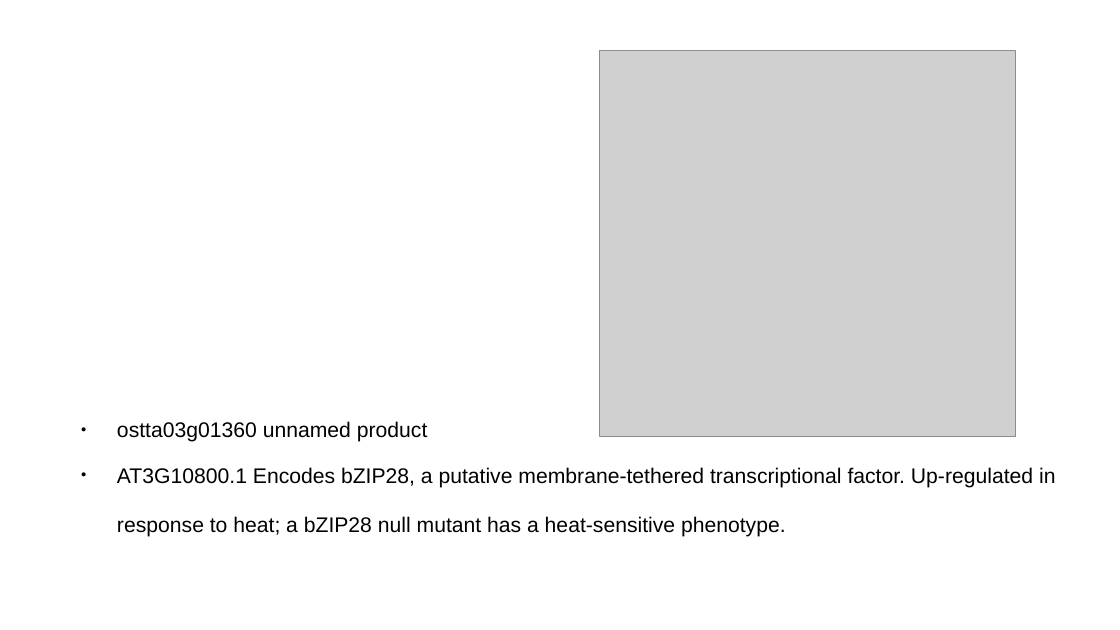
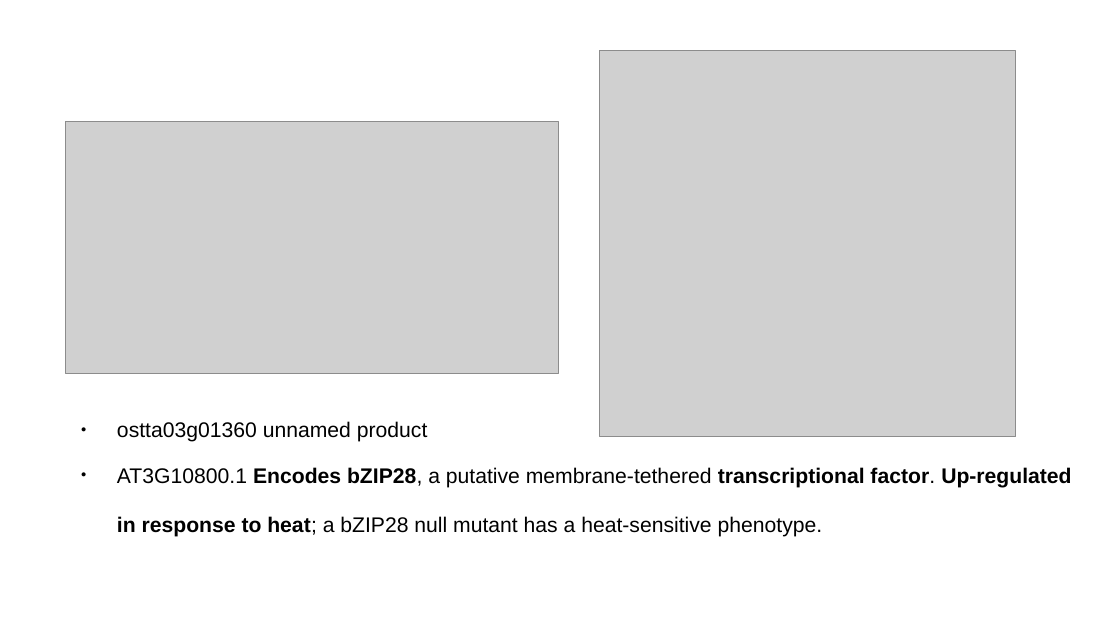
Before and after one commit to XristinaAr/ECTOR, a slide deck: slide 44 of presentations/presentation_k27.odp (slide 43 before the commit). Drawn at 1120x630 pixels with LibreOffice and Linux fonts; fonts in the diff are those of the drawing; grey boxes stand for pictures. Boxes give left, top, right and bottom in pixels: in the first picture for what was removed or moved away, otherwise in the second. Text is boxed around its words. In the diff, an @@ line names an element or a change of style, - is before the commit and + after.

```diff
--- a/presentations/presentation_k27.odp
+++ b/presentations/presentation_k27.odp
@@ picture added at box(65, 122, 559, 373) @@
@@ text at box(117, 467, 1071, 537): bold on in "Encodes bZIP28, transcriptional factor. Up-regulated in resp ..." @@
```
Also in this commit, not shown: 14 other slides changed, 4 slides added, 1 slide removed, 20 other files.
